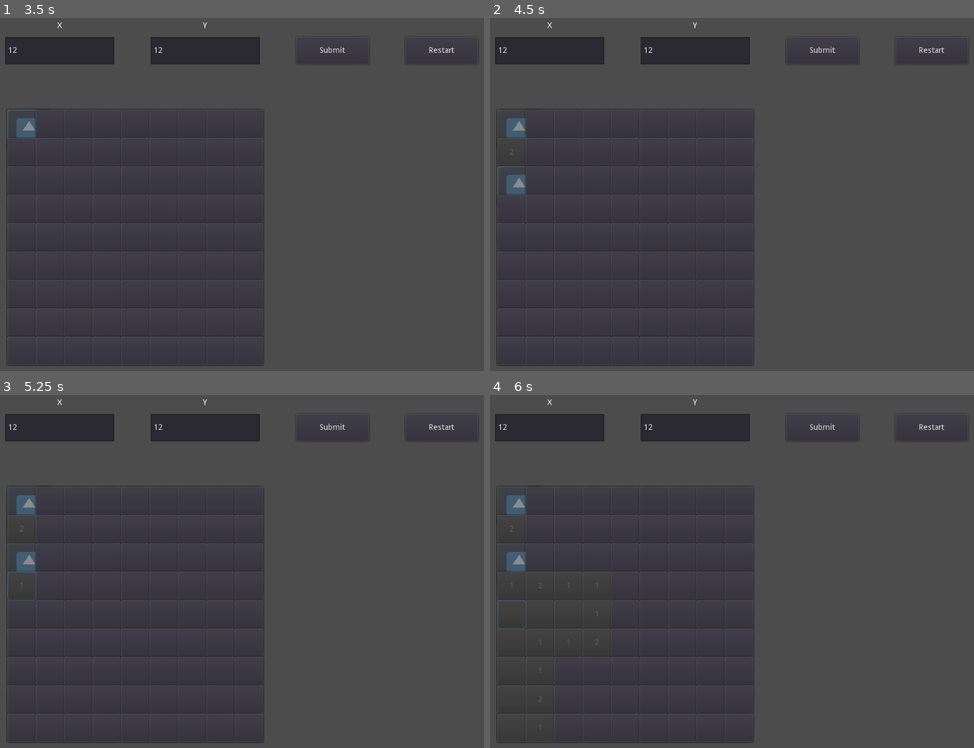
Above: before the commit, frames 1-4 (two rows, left to right).
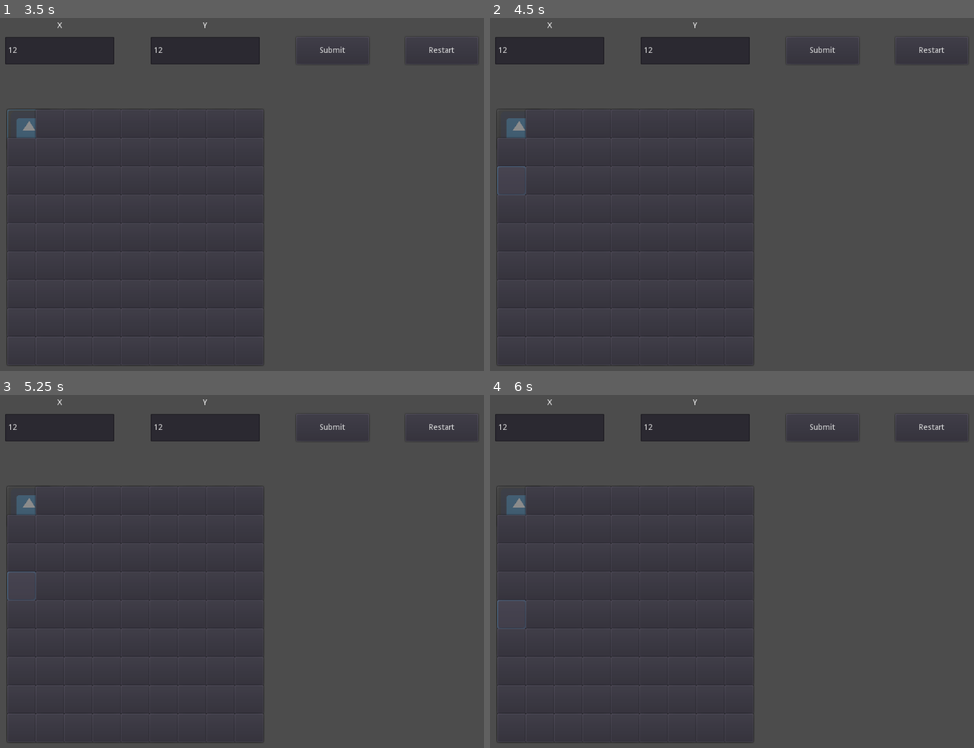
Above: after the commit, the same moments.

Repository: ZeromaXHe/GodotProject
Game: Godot game, scene res://mine_sweeping/mine_sweeping.tscn
Two runs of this game, one before a commit and one after it. Both use one fixed random seed, a clock stepped at 60 frames per second and the inputs below. The project has no main scene, so this scene is started directly. The engine's default icon, where the game draws it, is replaced by a stand-in: a white triangle on a blue panel in a dark square.
Inputs (mouse positions are in pixels of both pictures, inside the frame that each line leads up to):
- Up to frame 1 (3.5 s): click (58, 49) at 0.52 s; type "12" at 0.6 s; click (203, 49) at 0.75 s; type "12" at 0.83 s; click "Submit" at 1.25 s; click "Restart" at 2 s; click (19, 123) at 2.77 s
- Up to frame 2 (4.5 s): click (509, 152) at 3.52 s; click (509, 180) at 4.27 s
- Up to frame 3 (5.25 s): click (19, 585) at 5.02 s
- Up to frame 4 (6 s): click (509, 613) at 5.77 s

Frame 1 is identical in both runs. In frame 2, 0.2% of the frame differs, in the area x 1-8%, y 37-51%; in frame 3, 0.2%; in frame 4, 0.2%, in the area x 3-23%, y 37-95%.

Commit message:
fix (mine_sweeping): 修复按钮扫雷界面失败后仍可以继续操作的 bug

Diff:
--- a/mine_sweeping/mine_sweeping.gd
+++ b/mine_sweeping/mine_sweeping.gd
@@ -21,7 +21,7 @@
 
 
 # Called when the node enters the scene tree for the first time.
-func _ready():
+func _ready() -> void:
 	# 不加的话，貌似每次都是相同的种子
 	randomize()
 	# TODO: 不确定这里二维数组初始化有没有更好的写法？
@@ -103,7 +103,7 @@
 			var btn: Button = Button.new()
 			btn.rect_size = Vector2(50, 50)
 			btn.rect_position = Vector2(100 + 50 * i, 200 + 50 * j)
-			btn.connect("pressed", self, "sweep", [i, j])
+			btn.connect("pressed", self, "_on_GeneratedButton_pressed", [i, j])
 			buttons[i][j] = btn
 			add_child(btn)
 
@@ -165,7 +165,7 @@
 		print("Congratulations! You cleared the mine field!")
 
 
-func _on_SubmitButton_pressed():
+func _on_SubmitButton_pressed() -> void:
 	if game_status == GAME_STATUS.WON:
 		print("You have won, please restart")
 		return
@@ -185,9 +185,19 @@
 		print("x, y not legal")
 
 
-func _on_RestartButton_pressed():
+func _on_RestartButton_pressed() -> void:
 	init_board()
 	print_board()
 	print_2d_arr(mines)
 	init_buttons()
 	print("game restarted...")
+
+
+func _on_GeneratedButton_pressed(x: int, y: int) -> void:
+	if game_status == GAME_STATUS.WON:
+		print("You have won, please restart")
+		return
+	if game_status == GAME_STATUS.FAILED:
+		print("You have failed, please restart")
+		return
+	sweep(x, y)
